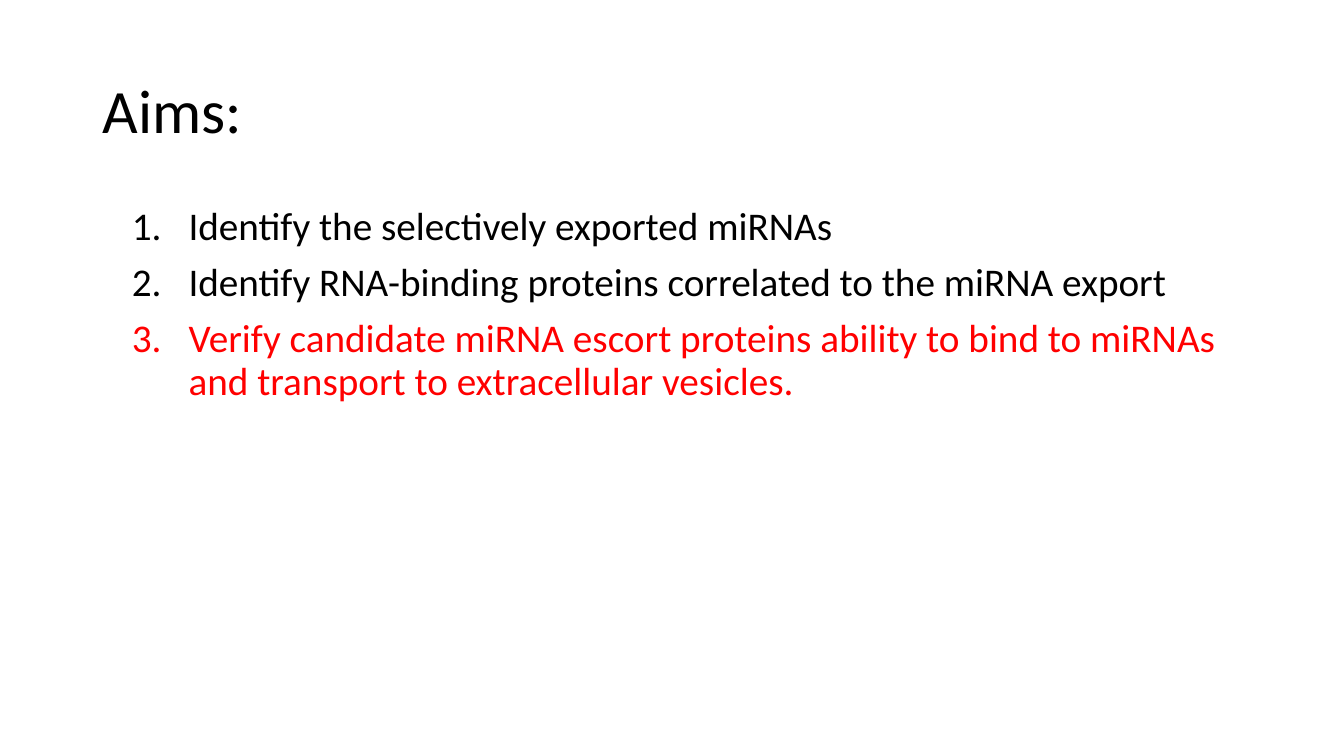
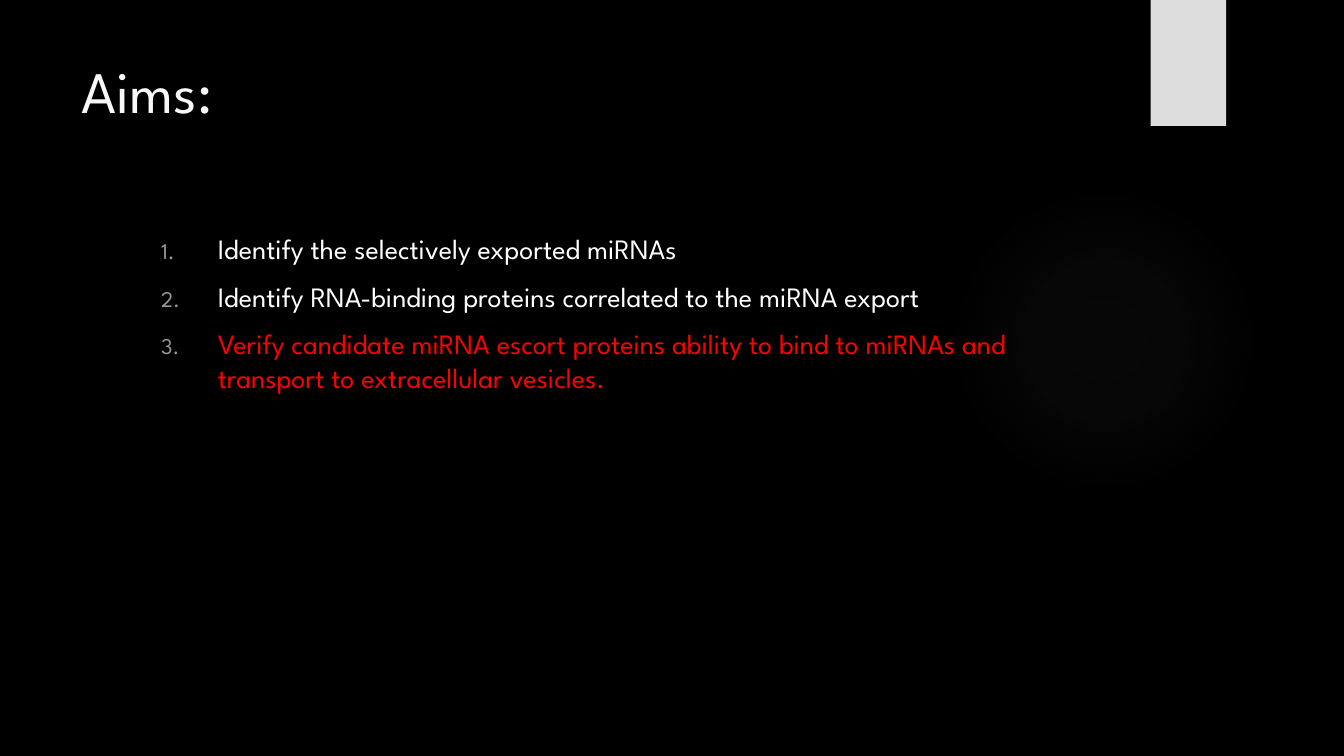
Before and after one commit to HarleyRobinson/Honours2, a slide deck: slide 12 of BackgroundInfo/MeetingSlides.pptx. Drawn at 1344x756 pixels with LibreOffice and Linux fonts; fonts in the diff are those of the drawing; background and template pictures are left out. Boxes give left, top, right and bottom in pixels: in the first picture for what was removed or moved away, otherwise in the second. Text is boxed around its words. In the diff, an @@ line names an element or a change of style, - is before the commit and + after.

```diff
--- a/BackgroundInfo/MeetingSlides.pptx
+++ b/BackgroundInfo/MeetingSlides.pptx
@@ background #FFFFFF to picture (left out) @@
@@ rectangle added at (x1=1150, y1=0, x2=1226, y2=126), fill #DDDDDD @@
@@ title "Aims:" moved from (x1=102, y1=90, x2=241, y2=134) to (x1=81, y1=74, x2=212, y2=114) @@
@@ title "Aims:" at (x1=81, y1=74, x2=212, y2=114): size 44 to 42 pt, font Calibri to League Spartan, text colour #000000 to #F8F8F8; line spacing 0.9 to 1; vertical alignment middle to top @@
@@ ellipse added at (x1=949, y1=185, x2=1259, y2=495), fill gradient #666666 @@
@@ text "Identify the selectively exported miRNAs" moved from (x1=189, y1=212, x2=1215, y2=402) to (x1=218, y1=239, x2=1006, y2=394) @@
@@ text "Identify the selectively exported miRNAs" at (x1=218, y1=239, x2=1006, y2=394): size 28 to 20 pt, font Calibri to League Spartan; text colour #000000 to #FFFFFF in "Identify the selectively exported miRNAs", "Identify RNA-binding proteins correlated to the miRNA ..."; line spacing 0.9 to 1 @@
```
Also in this commit, not shown: 11 other slides changed, 1 other file.
